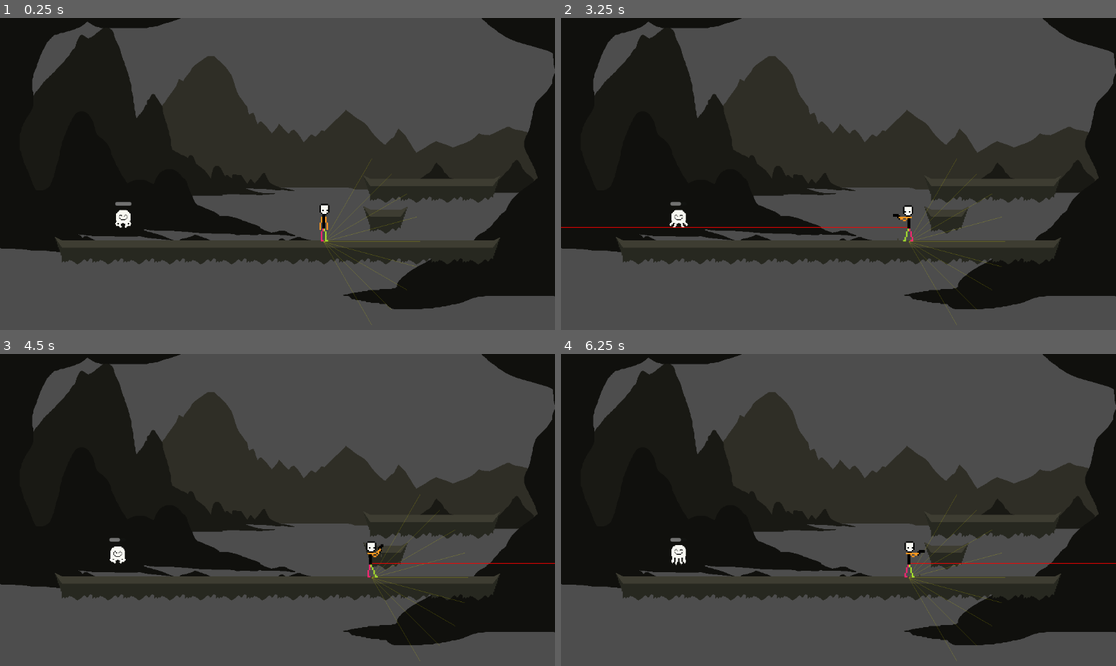
Above: before the commit, frames 1-4 (two rows, left to right).
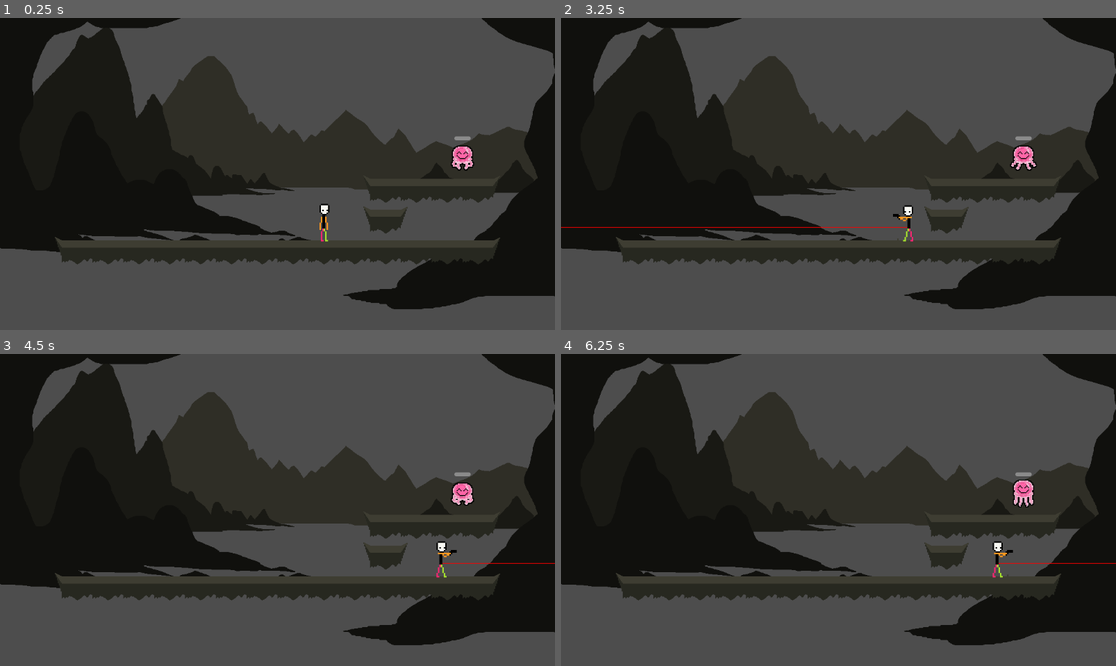
Above: after the commit, the same moments.

Repository: astrimbu/game-test
Game: Godot game, scene res://scenes/World.tscn
Two runs of this game, one before a commit and one after it. Both use one fixed random seed, a clock stepped at 60 frames per second and the inputs below.
Inputs (mouse positions are in pixels of both pictures, inside the frame that each line leads up to):
- Up to frame 1 (0.25 s): no input
- Up to frame 2 (3.25 s): tap Enter (ui_accept) at 0.5, 0.77, 1.52, 3.02 s; move the mouse to (960, 158) at 0.52 s; hold Space (shoot) 0.53-1.28 s; hold Right (ui_right) 0.53-2.03 s; click (960, 158) at 0.6 s; move the mouse to (727, 189) at 1.27 s; tap Space (shoot) at 1.35, 2.85 s; click (727, 189) at 1.55 s; move the mouse to (894, 105) at 2.02 s; hold Left (ui_left) 2.03-2.78 s; hold Space (shoot) 2.03-2.78 s; click (894, 105) at 2.1 s; move the mouse to (810, 236) at 2.77 s; hold Right (ui_right) from 2.78 s (still down); click (810, 236) at 3.05 s
- Up to frame 3 (4.5 s): move the mouse to (444, 556) at 3.52 s; hold Space (shoot) 3.53-4.28 s; click (444, 556) at 3.6 s; tap Enter (ui_accept) at 3.77 s; move the mouse to (111, 463) at 4.27 s; release Right (ui_right) at 4.28 s; hold Left (ui_left) from 4.28 s (still down); tap Space (shoot) at 4.35 s
- Up to frame 4 (6.25 s): tap Enter (ui_accept) at 4.52, 5.75, 6.02 s; click (672, 463) at 4.55 s; move the mouse to (866, 510) at 5.02 s; release Left (ui_left) at 5.03 s; hold Right (ui_right) 5.03-5.78 s; hold Space (shoot) 5.03-5.78 s; click (866, 510) at 5.1 s; move the mouse to (755, 432) at 5.77 s; hold Left (ui_left) from 5.78 s (still down); tap Space (shoot) at 5.85 s; click (755, 432) at 6.05 s

The runs differ from the first frame. In frame 1, 0.6% of the frame differs, in the area x 20-86%, y 37-98%; in frame 2, 0.6%; in frame 3, 0.9%; in frame 4, 1.0%, in the area x 19-86%, y 37-98%.

Commit message:
Squiddy color, handle clicks better, target indicator follows sprite

Diff:
--- a/scenes/Enemy.tscn
+++ b/scenes/Enemy.tscn
@@ -4,7 +4,58 @@
 [ext_resource type="Texture2D" uid="uid://dj5rc02vhl70x" path="res://assets/Squiddy idle.png" id="1_10ilr"]
 
 [sub_resource type="RectangleShape2D" id="RectangleShape2D_fclw4"]
-size = Vector2(34, 67)
+size = Vector2(40, 73)
+
+[sub_resource type="Animation" id="Animation_qsxgd"]
+length = 0.001
+tracks/0/type = "value"
+tracks/0/imported = false
+tracks/0/enabled = true
+tracks/0/path = NodePath("Sprite2D:texture")
+tracks/0/interp = 1
+tracks/0/loop_wrap = true
+tracks/0/keys = {
+"times": PackedFloat32Array(0),
+"transitions": PackedFloat32Array(1),
+"update": 1,
+"values": [ExtResource("1_10ilr")]
+}
+tracks/1/type = "value"
+tracks/1/imported = false
+tracks/1/enabled = true
+tracks/1/path = NodePath("Sprite2D:hframes")
+tracks/1/interp = 1
+tracks/1/loop_wrap = true
+tracks/1/keys = {
+"times": PackedFloat32Array(0),
+"transitions": PackedFloat32Array(1),
+"update": 1,
+"values": [7]
+}
+tracks/2/type = "value"
+tracks/2/imported = false
+tracks/2/enabled = true
+tracks/2/path = NodePath("Sprite2D:vframes")
+tracks/2/interp = 1
+tracks/2/loop_wrap = true
+tracks/2/keys = {
+"times": PackedFloat32Array(0),
+"transitions": PackedFloat32Array(1),
+"update": 1,
+"values": [1]
+}
+tracks/3/type = "value"
+tracks/3/imported = false
+tracks/3/enabled = true
+tracks/3/path = NodePath("Sprite2D:frame")
+tracks/3/interp = 1
+tracks/3/loop_wrap = true
+tracks/3/keys = {
+"times": PackedFloat32Array(0),
+"transitions": PackedFloat32Array(1),
+"update": 1,
+"values": [0]
+}
 
 [sub_resource type="Animation" id="Animation_q7ic8"]
 resource_name = "idle"
@@ -60,57 +111,6 @@
 "values": [0, 1, 2, 3, 4, 5, 6]
 }
 
-[sub_resource type="Animation" id="Animation_qsxgd"]
-length = 0.001
-tracks/0/type = "value"
-tracks/0/imported = false
-tracks/0/enabled = true
-tracks/0/path = NodePath("Sprite2D:texture")
-tracks/0/interp = 1
-tracks/0/loop_wrap = true
-tracks/0/keys = {
-"times": PackedFloat32Array(0),
-"transitions": PackedFloat32Array(1),
-"update": 1,
-"values": [ExtResource("1_10ilr")]
-}
-tracks/1/type = "value"
-tracks/1/imported = false
-tracks/1/enabled = true
-tracks/1/path = NodePath("Sprite2D:hframes")
-tracks/1/interp = 1
-tracks/1/loop_wrap = true
-tracks/1/keys = {
-"times": PackedFloat32Array(0),
-"transitions": PackedFloat32Array(1),
-"update": 1,
-"values": [7]
-}
-tracks/2/type = "value"
-tracks/2/imported = false
-tracks/2/enabled = true
-tracks/2/path = NodePath("Sprite2D:vframes")
-tracks/2/interp = 1
-tracks/2/loop_wrap = true
-tracks/2/keys = {
-"times": PackedFloat32Array(0),
-"transitions": PackedFloat32Array(1),
-"update": 1,
-"values": [1]
-}
-tracks/3/type = "value"
-tracks/3/imported = false
-tracks/3/enabled = true
-tracks/3/path = NodePath("Sprite2D:frame")
-tracks/3/interp = 1
-tracks/3/loop_wrap = true
-tracks/3/keys = {
-"times": PackedFloat32Array(0),
-"transitions": PackedFloat32Array(1),
-"update": 1,
-"values": [0]
-}
-
 [sub_resource type="AnimationLibrary" id="AnimationLibrary_jauje"]
 _data = {
 "RESET": SubResource("Animation_qsxgd"),
@@ -123,12 +123,12 @@
 
 [node name="Sprite2D" type="Sprite2D" parent="."]
 position = Vector2(0, -47)
-scale = Vector2(1.5, 1.5)
+scale = Vector2(2, 2)
 texture = ExtResource("1_10ilr")
 hframes = 7
 
 [node name="CollisionShape2D" type="CollisionShape2D" parent="."]
-position = Vector2(0, -33.5)
+position = Vector2(0, -36.5)
 shape = SubResource("RectangleShape2D_fclw4")
 
 [node name="AnimationPlayer" type="AnimationPlayer" parent="."]
@@ -139,9 +139,9 @@
 
 [node name="HealthBar" type="ProgressBar" parent="."]
 offset_left = -17.0
-offset_top = -82.0
+offset_top = -90.0
 offset_right = 17.0
-offset_bottom = -74.0
+offset_bottom = -82.0
 max_value = 10.0
 step = 1.0
 show_percentage = false
--- a/scenes/World.tscn
+++ b/scenes/World.tscn
@@ -47,6 +47,57 @@
 physics_layer_0/collision_layer = 1
 physics_layer_0/collision_mask = 2
 sources/0 = SubResource("TileSetAtlasSource_b6pvj")
+
+[sub_resource type="Animation" id="Animation_5ohas"]
+length = 0.001
+tracks/0/type = "value"
+tracks/0/imported = false
+tracks/0/enabled = true
+tracks/0/path = NodePath("TargetIndicator:texture")
+tracks/0/interp = 1
+tracks/0/loop_wrap = true
+tracks/0/keys = {
+"times": PackedFloat32Array(0),
+"transitions": PackedFloat32Array(1),
+"update": 1,
+"values": [ExtResource("4_8y5h0")]
+}
+tracks/1/type = "value"
+tracks/1/imported = false
+tracks/1/enabled = true
+tracks/1/path = NodePath("TargetIndicator:hframes")
+tracks/1/interp = 1
+tracks/1/loop_wrap = true
+tracks/1/keys = {
+"times": PackedFloat32Array(0),
+"transitions": PackedFloat32Array(1),
+"update": 1,
+"values": [8]
+}
+tracks/2/type = "value"
+tracks/2/imported = false
+tracks/2/enabled = true
+tracks/2/path = NodePath("TargetIndicator:vframes")
+tracks/2/interp = 1
+tracks/2/loop_wrap = true
+tracks/2/keys = {
+"times": PackedFloat32Array(0),
+"transitions": PackedFloat32Array(1),
+"update": 1,
+"values": [1]
+}
+tracks/3/type = "value"
+tracks/3/imported = false
+tracks/3/enabled = true
+tracks/3/path = NodePath("TargetIndicator:frame")
+tracks/3/interp = 1
+tracks/3/loop_wrap = true
+tracks/3/keys = {
+"times": PackedFloat32Array(0),
+"transitions": PackedFloat32Array(1),
+"update": 1,
+"values": [0]
+}
 
 [sub_resource type="Animation" id="Animation_l0r1j"]
 resource_name = "target"
@@ -102,57 +153,6 @@
 "values": [0, 1, 2, 3, 4, 5, 6, 7]
 }
 
-[sub_resource type="Animation" id="Animation_5ohas"]
-length = 0.001
-tracks/0/type = "value"
-tracks/0/imported = false
-tracks/0/enabled = true
-tracks/0/path = NodePath("TargetIndicator:texture")
-tracks/0/interp = 1
-tracks/0/loop_wrap = true
-tracks/0/keys = {
-"times": PackedFloat32Array(0),
-"transitions": PackedFloat32Array(1),
-"update": 1,
-"values": [ExtResource("4_8y5h0")]
-}
-tracks/1/type = "value"
-tracks/1/imported = false
-tracks/1/enabled = true
-tracks/1/path = NodePath("TargetIndicator:hframes")
-tracks/1/interp = 1
-tracks/1/loop_wrap = true
-tracks/1/keys = {
-"times": PackedFloat32Array(0),
-"transitions": PackedFloat32Array(1),
-"update": 1,
-"values": [8]
-}
-tracks/2/type = "value"
-tracks/2/imported = false
-tracks/2/enabled = true
-tracks/2/path = NodePath("TargetIndicator:vframes")
-tracks/2/interp = 1
-tracks/2/loop_wrap = true
-tracks/2/keys = {
-"times": PackedFloat32Array(0),
-"transitions": PackedFloat32Array(1),
-"update": 1,
-"values": [1]
-}
-tracks/3/type = "value"
-tracks/3/imported = false
-tracks/3/enabled = true
-tracks/3/path = NodePath("TargetIndicator:frame")
-tracks/3/interp = 1
-tracks/3/loop_wrap = true
-tracks/3/keys = {
-"times": PackedFloat32Array(0),
-"transitions": PackedFloat32Array(1),
-"update": 1,
-"values": [0]
-}
-
 [sub_resource type="AnimationLibrary" id="AnimationLibrary_ykjhf"]
 _data = {
 "RESET": SubResource("Animation_5ohas"),
@@ -167,10 +167,10 @@
 tile_set = SubResource("TileSet_gf26m")
 
 [node name="Enemy" parent="." instance=ExtResource("3_wkhll")]
-position = Vector2(256, 464)
+position = Vector2(960, 336)
 
 [node name="TargetIndicator" type="Sprite2D" parent="."]
-scale = Vector2(2, 2)
+scale = Vector2(3, 3)
 texture = ExtResource("4_8y5h0")
 offset = Vector2(0, -16)
 hframes = 8
@@ -190,5 +190,4 @@
 [node name="Mountains" type="Sprite2D" parent="Background"]
 modulate = Color(0.404511, 0.404511, 0.404511, 1)
 position = Vector2(576, 324)
-scale = Vector2(1, 1)
 texture = ExtResource("3_41qhp")
--- a/scripts/player.gd
+++ b/scripts/player.gd
@@ -58,6 +58,10 @@
 	return position
 
 func _physics_process(delta):
+	# Update target indicator position if we have a target enemy
+	if target_enemy and target_indicator.visible:
+		target_indicator.global_position = target_enemy.global_position - Vector2(0, target_enemy.sprite.texture.get_height() * 2)
+
 	# Apply gravity first
 	if not is_on_floor():
 		velocity.y += gravity * delta
@@ -84,11 +88,7 @@
 
 func handle_idle_state(delta):
 	if Input.is_action_just_pressed("click"):
-		var clicked_pos = get_global_mouse_position()
-		target_position = get_walkable_position(clicked_pos)
-		target_indicator.visible = true
-		target_indicator.global_position = target_position
-		current_state = State.MOVING_TO_TARGET
+		handle_click(get_global_mouse_position())
 		return
 
 	# Only process horizontal movement if on floor
@@ -119,11 +119,7 @@
 
 	# Check for click movement first
 	if Input.is_action_just_pressed("click"):
-		print("Click detected in walking state")
-		var clicked_pos = get_global_mouse_position()
-		target_position = get_walkable_position(clicked_pos)
-		print("Target position set to: ", target_position)
-		current_state = State.MOVING_TO_TARGET
+		handle_click(get_global_mouse_position())
 		return
 
 	var direction = Input.get_axis("ui_left", "ui_right")
@@ -232,10 +228,8 @@
 		shoot()
 		return
 	elif Input.is_action_just_pressed("click"):
-		var clicked_pos = get_global_mouse_position()
-		target_position = get_walkable_position(clicked_pos)
-		target_indicator.visible = true
-		target_indicator.global_position = target_position
+		handle_click(get_global_mouse_position())
+		return
 
 	if not target_position:
 		target_indicator.visible = false
@@ -254,7 +248,7 @@
 			drop_through_platform()
 			# Don't return here, let the character keep moving horizontally
 
-	# Move towards the target at full speed
+	# Move towards the target
 	var direction_to_target = sign(target_position.x - position.x)
 	var at_target_x = abs(position.x - target_position.x) <= 10
 	var at_target_y = abs(position.y - target_position.y) <= 10
@@ -267,12 +261,27 @@
 			if will_fall_off_edge(direction_to_target):
 				velocity.x = 0
 			animation_player.play("walk")
+
+			# Check if we can start shooting while moving
+			if target_enemy and not target_enemy.is_dead:
+				var height_difference = abs(target_enemy.global_position.y - global_position.y)
+				if height_difference <= 10 and is_on_floor():
+					# We're on the same level as the enemy, start shooting
+					face_target(target_enemy.global_position)
+					current_state = State.SHOOTING
+					return
+		else:
+			velocity.x = 0
 	else:
 		velocity.x = 0
 		if is_on_floor():  # Only clear target and return to idle if we're on the ground
-			target_indicator.visible = false
-			target_position = null
-			current_state = State.IDLE
+			if target_enemy and not target_enemy.is_dead:
+				face_target(target_enemy.global_position)
+				current_state = State.SHOOTING
+			else:
+				target_indicator.visible = false
+				target_position = null
+				current_state = State.IDLE
 
 func handle_shooting_state(delta):
 	if is_on_floor():
@@ -337,16 +346,27 @@
 
 func set_target_enemy(enemy):
 	target_enemy = enemy
+	if not enemy:
+		target_indicator.visible = false
+		return
+
+	# Update target indicator
 	target_indicator.visible = true
-	target_indicator.global_position = enemy.global_position - Vector2(0, enemy.sprite.texture.get_height() + 32)
-
-	# Check if we need to turn around
-	var direction_to_enemy = sign(enemy.global_position.x - global_position.x)
-	if direction_to_enemy != last_direction:
-		last_direction = direction_to_enemy
+	target_indicator.global_position = enemy.global_position - Vector2(0, enemy.sprite.texture.get_height() * 2)
+
+	# Get enemy platform position
+	var platform_position = get_walkable_position(enemy.global_position)
+
+	# Always move to enemy platform first
+	target_position = platform_position
+	current_state = State.MOVING_TO_TARGET
+
+# Helper function to face a target
+func face_target(target_pos: Vector2):
+	var direction = sign(target_pos.x - global_position.x)
+	if direction != last_direction:
+		last_direction = direction
 		sprite.flip_h = last_direction < 0
-
-	current_state = State.SHOOTING
 
 func shoot():
 	if is_shooting:
@@ -398,25 +418,56 @@
 		animation_player.play("idle")
 	queue_redraw()
 
+func handle_click(clicked_pos: Vector2):
+	# If we're currently shooting, make sure to clean up the shooting state
+	if is_shooting:
+		is_shooting = false
+		animation_player.stop()  # Stop the shooting animation
+
+	# First check if we clicked directly on an enemy
+	var space_state = get_world_2d().direct_space_state
+	var params = PhysicsPointQueryParameters2D.new()
+	params.position = clicked_pos
+	params.collision_mask = 0b100  # Layer 3 (Enemy)
+	params.collide_with_bodies = true
+
+	var results = space_state.intersect_point(params)
+
+	# Clear previous target and indicator first
+	target_enemy = null
+	target_indicator.visible = false
+
+	if not results.is_empty():
+		# We clicked directly on an enemy
+		var enemy = results[0].collider
+		if enemy.has_method("hit"):
+			# Set enemy as target and update indicator
+			target_enemy = enemy
+			target_indicator.visible = true
+			target_indicator.global_position = enemy.global_position - Vector2(0, enemy.sprite.texture.get_height() * 2)
+
+			# Move to enemy platform
+			target_position = get_walkable_position(enemy.global_position)
+			current_state = State.MOVING_TO_TARGET
+			return
+
+	# If no enemy was clicked, handle as movement
+	target_position = get_walkable_position(clicked_pos)
+	target_indicator.visible = true
+	target_indicator.global_position = target_position
+	current_state = State.MOVING_TO_TARGET
+
 func _draw():
 	if OS.is_debug_build():
-		# Add visualization of ray checks
-		for angle_deg in RAY_ANGLES:
-			for direction in [-1, 1]:
-				var angle = deg_to_rad(angle_deg) * direction
-				var ray_end = Vector2(
-					cos(angle) * RAY_LENGTH,
-					-sin(angle) * RAY_LENGTH
-				)
-				draw_line(Vector2.ZERO, ray_end, Color(1, 1, 0, 0.2))
-
-		# Draw current targets if they exist
-		if target_position:
-			draw_circle(target_position - position, 5, Color.RED)
-		if intermediate_target:
-			draw_circle(intermediate_target - position, 5, Color.GREEN)
-		if platform_jump_position:
-			draw_circle(platform_jump_position - position, 5, Color.BLUE)
+		# Edge detection raycasts
+		#for angle_deg in RAY_ANGLES:
+			#for direction in [-1, 1]:
+				#var angle = deg_to_rad(angle_deg) * direction
+				#var ray_end = Vector2(
+					#cos(angle) * RAY_LENGTH,
+					#-sin(angle) * RAY_LENGTH
+				#)
+				#draw_line(Vector2.ZERO, ray_end, Color(1, 1, 0, 0.2))
 
 		# Add shooting raycast visualization with adjusted height
 		if is_shooting:
Binary file changed: assets/Squiddy idle.png
